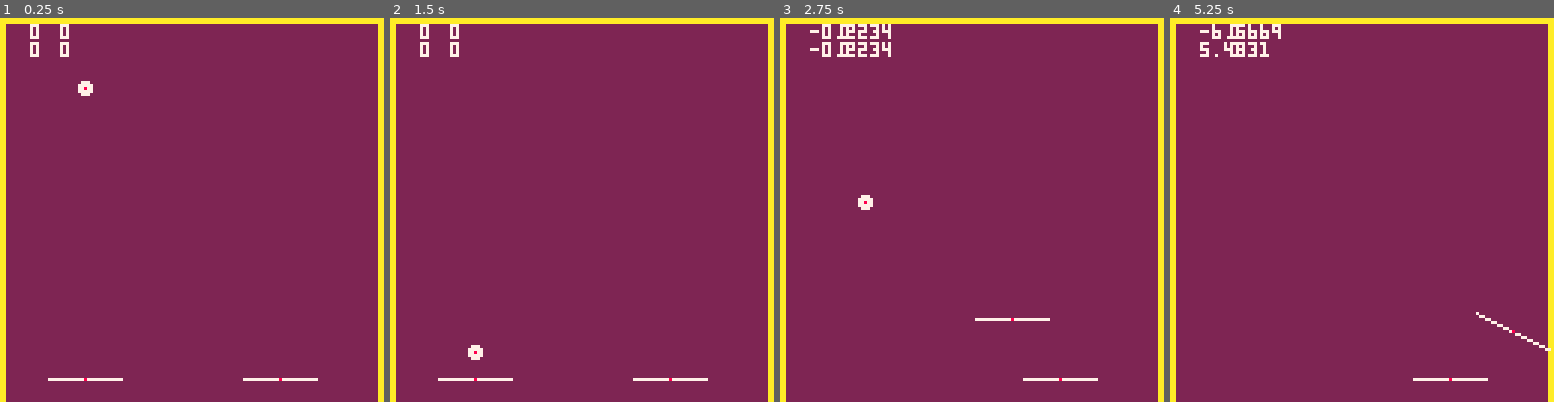
Above: before the commit, frames 1-4 (left to right).
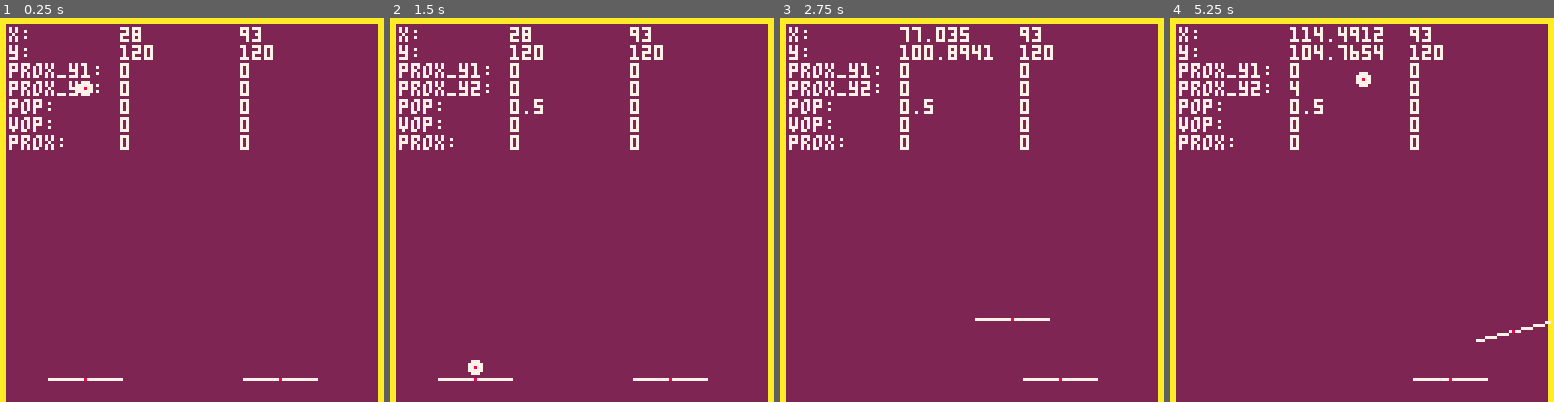
Above: after the commit, the same moments.

Repository: pixelrip/breakout
Game: PICO-8 cartridge breakout.p8
Same seed, same stepped clock (60 frames per second), same inputs: the game is played once before the commit and once after it.
Inputs:
- Up to frame 1 (0.25 s): no input
- Up to frame 2 (1.5 s): tap X (X key) at 0.33, 1.07 s; tap O (Z key) at 0.7 s
- Up to frame 3 (2.75 s): hold Right 1.6-2.1 s; tap O (Z key) at 1.7, 2.1, 2.5 s; tap X (X key) at 1.85 s; hold Up 2.15-2.42 s; hold Right from 2.47 s (still down)
- Up to frame 4 (5.25 s): tap O (Z key) every 0.4 s from 2.9 to 4.9 s; tap X (X key) at 2.97, 4.08, 5.2 s; release Right at 3.03 s; hold Left 3.08-3.58 s; hold Down 3.63-3.97 s; hold Right 4.02-4.68 s; hold Up 4.73-5.03 s; hold Left from 5.08 s (still down)

The runs differ from the first frame. In frame 1, 3.2% of the frame differs, in the area x 2-72%, y 1-35%; in frame 2, 3.6%; in frame 3, 4.4%; in frame 4, 4.6%, in the area x 2-100%, y 1-87%.

Commit message:
wip: paddle starting to feel good!

Diff:
--- a/src/entities/ball.lua
+++ b/src/entities/ball.lua
@@ -55,6 +55,14 @@
             self:_on_wall_collision(w)
         end
     end
+
+    -- DEBUG: Return ball if off screen
+    if self.y  > 200 then
+        self.y = 20
+        self.x = 64
+        self.vy = 0
+        self.vx = 0
+    end
 end
 
 
@@ -81,16 +89,14 @@
 end
 
 function Ball:_on_paddle_collision(p, py)
-    -- Calculate velocity at the balls x position on the platform
-    local t = (self.x - p.x1) / (p.x2 - p.x1)
-    local p_vy_at_ball = p.vy1 + t * (p.vy2 - p.vy1)
+
+    local boosh = p:get_boosh(self)
 
     -- Correct Position
     self.y = py - self.r
 
     -- simple collision response: invert y velocity
-    self.vy = self.prev_vy * -p.bounce + p_vy_at_ball * 0.5 --Tuning factor
-
+    self.vy = self.prev_vy * -p.bounce + boosh * 1 --Tuning factor
     self.vx += p.m * self.prev_vy * 0.5 -- Tuning factor
 end
 
@@ -113,7 +119,6 @@
 end
 
 function Ball:_on_wall_collision(w)
-
     -- Simple collision response: invert velocity based on side hit
     if self.prev_vy > 0 and self.top < w.bounds.top then
         -- Hit from top
--- a/src/entities/player.lua
+++ b/src/entities/player.lua
@@ -5,6 +5,8 @@
 Player.__index = Player
 
 setmetatable(Player, {__index = Entity})
+
+Player.DEBUG = true
 
 function Player.new(opts)
     -- Base entity
@@ -28,10 +30,18 @@
     self.tilt_y1 = 0
     self.tilt_y2 = 0
 
+    self.prox_y1 = 0
+    self.prox_y2 = 0
+
     self:_update_line()
 
     self.color = opts.color or 7
-    self.bounce = opts.bounce or 0.8
+    self.bounce = opts.bounce or 0.2
+
+    -- DEBUG
+    self.debug_pop = 0
+    self.debug_vop = 0
+    self.debug_prox = 0
 
     return self
 end
@@ -57,14 +67,32 @@
     self.vy1 = self.y1 - prev_y1
     self.vy2 = self.y2 - prev_y2
 
+    -- Reduce shot timing
+    self.prox_y1 = max(0, self.prox_y1 - 1)
+    self.prox_y2 = max(0, self.prox_y2 - 1)
 end
 
 function Player:draw()
     line(self.x1, self.y1, self.x2, self.y2, self.color)
     pset(self.x, self.y, 8)
 
-    print(self.vy1, 10 * (self.idx + 1), 2, 7)
-    print(self.vy2, 10 * (self.idx + 1), 8, 7)
+    -- DEBUG
+    if self.DEBUG then
+        print("x: ", 3, 3, 7)
+        print(self.x, 40 * (self.idx + 1), 3, 7)
+        print("y: ", 3, 9, 7)
+        print(self.y, 40 * (self.idx + 1), 9, 7)
+        print("prox_y1: ", 3, 15, 7)
+        print(self.prox_y1, 40 * (self.idx + 1), 15, 7)
+        print("prox_y2: ", 3, 21, 7)
+        print(self.prox_y2, 40 * (self.idx + 1), 21, 7)
+        print("pop: ", 3, 27, 7)
+        print(self.debug_pop, 40 * (self.idx + 1), 27, 7)
+        print("vop: ", 3, 33, 7)
+        print(self.debug_vop, 40 * (self.idx + 1), 33, 7)
+        print("prox: ", 3, 39, 7)
+        print(self.debug_prox, 40 * (self.idx + 1), 39, 7)
+    end
 end
 
 
@@ -103,8 +131,10 @@
     local down = input:onhold(3, self)
     local left = input:onhold(0, self)
     local right = input:onhold(1, self)
-    local o = input:onhold(4, self)
-    local x = input:onhold(5, self)
+    local o_held = input:onhold(4, self)
+    local x_held = input:onhold(5, self)
+    local o_onpress = input:onpress(4, self)
+    local x_onpress = input:onpress(5, self)
 
     -- Joystick movement
     if left then self.vx -= self.acceleration end
@@ -112,15 +142,44 @@
     if up then self.vy -= self.acceleration end
     if down then self.vy += self.acceleration end
 
+    if o_onpress and not x_held then
+        self.prox_y1 = 5
+    elseif x_onpress and not o_held then
+        self.prox_y2 = 5
+    end
+
     -- Buttons for tilting the paddle
-     if o and not x then
-        self.tilt_y1 = 6
-        self.tilt_y2 = -6
-    elseif x and not o then
-        self.tilt_y1 = -6
-        self.tilt_y2 = 6
+     if o_held and not x then
+        self.tilt_y1 = max(self.tilt_y1 - 3, -6)
+        self.tilt_y2 = min(self.tilt_y2 + 3, 6)
+    elseif x_held and not o_held then
+        self.tilt_y1 = min(self.tilt_y1 + 3, 6)
+        self.tilt_y2 = max(self.tilt_y2 - 3, -6)
     else
         self.tilt_y1 = 0
         self.tilt_y2 = 0
    end
 end
+
+function Player:get_boosh(b)
+    -- "Boosh" is a factor of how hard the
+    -- player hits the ball based on where
+    -- the ball collided with the paddle as
+    -- well as their timing (prox) with the "swing"
+
+
+    -- Position on paddle (0 -> 1)
+    local pop = (b.x - self.x1) / (self.x2 - self.x1)
+    self.debug_pop = pop
+
+    -- Velocity at that `pop`
+    local vop = self.vy1 + pop * (self.vy2 - self.vy1)
+    self.debug_vop = vop
+
+    -- Timing the "swing"
+    local prox = pop < 0.5 and self.prox_y1 or self.prox_y2
+    self.debug_prox = prox
+
+    -- boosh = velocity at point minus timing factor plus some of player's velocity
+    return vop - (prox * 0.5) + (self.vy * 0.5)
+end
